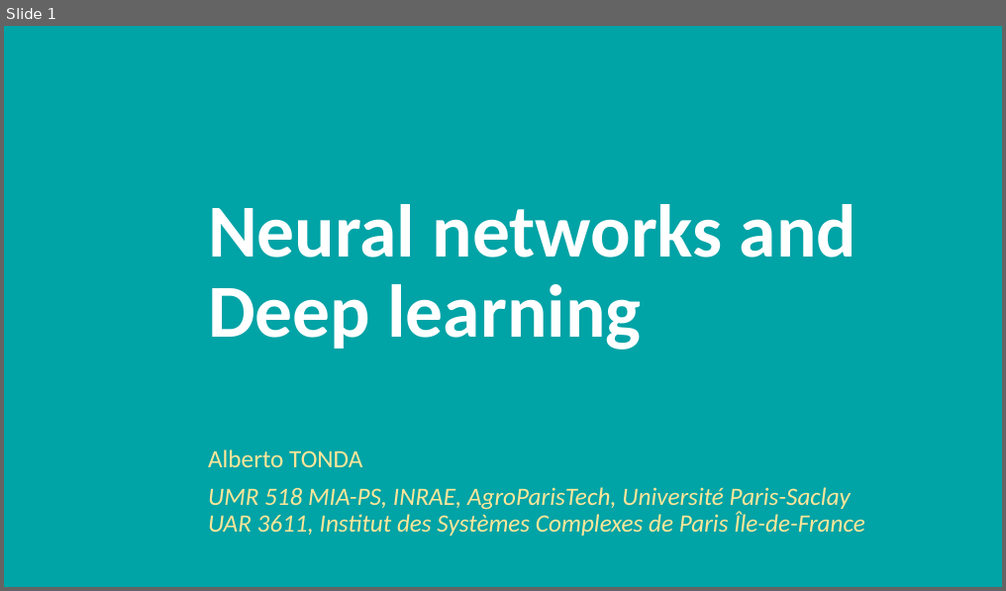
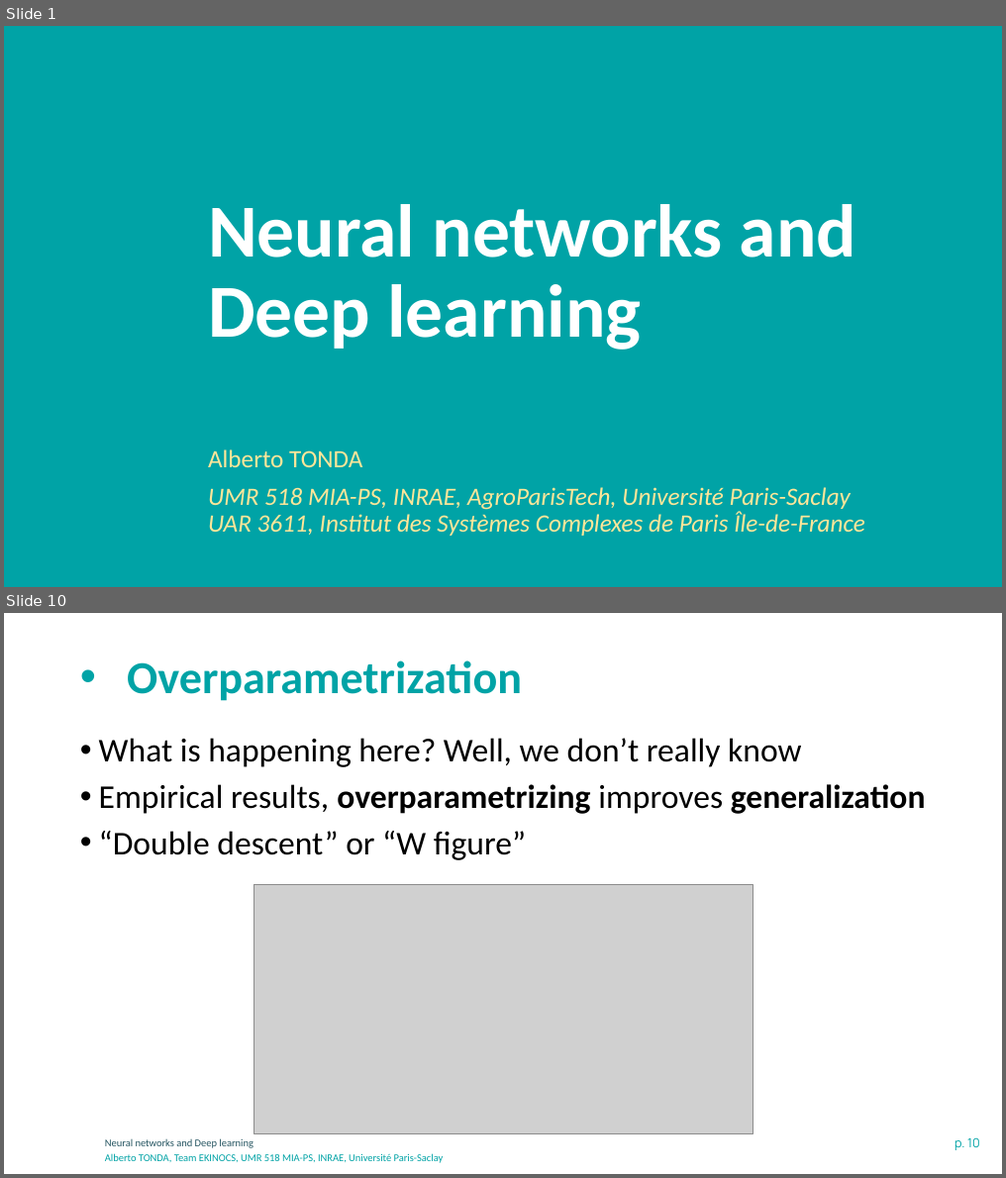
Before and after one commit to albertotonda/teaching, a slide deck: optimization-methods-for-artificial-intelligence/ml-neural-networks.pptx. Shown one above the other, each under a label of ours: slide 1 before the commit, slides 1 and 10 after it; the slides between them are not shown. The pictures are 1006x591 and 1006x1178 pixels, drawn with LibreOffice and Linux fonts; fonts in the diff are those of the drawing; grey boxes stand for pictures; background and template pictures are left out. Boxes give left, top, right and bottom in pixels: in the first picture for what was removed or moved away, otherwise in the second. Text is boxed around its words. In the diff, an @@ line names an element or a change of style, - is before the commit and + after.

```diff
--- a/optimization-methods-for-artificial-intelligence/ml-neural-networks.pptx
+++ b/optimization-methods-for-artificial-intelligence/ml-neural-networks.pptx
@@ slide 10 added at (4,613,1002,1174), background #FFFFFF @@
@@ title added at (127,661,522,701), 44 pt, text #00A3A6, bold @@
+• Overparametrization
@@ text added at (99,738,926,861), 32 pt, text #000000 @@
+• What is happening here? Well, we don’t really know
+• Empirical results, overparametrizing improves generalization
+• “Double descent” or “W figure”
@@ picture added at (253,884,752,1134) @@
@@ text added at (105,1139,253,1149), 10 pt, text #275662 @@
+Neural networks and Deep learning
@@ page number added at (954,1138,980,1151), 12 pt, text #00A3A6 @@
+p. 10
@@ text added at (105,1154,444,1163), 10 pt, text #00A3A6 @@
+Alberto TONDA, Team EKINOCS, UMR 518 MIA-PS, INRAE, Université Paris-Saclay
```
Also in this commit, not shown: 10 slides changed, 12 other slides added, 3 other files.
